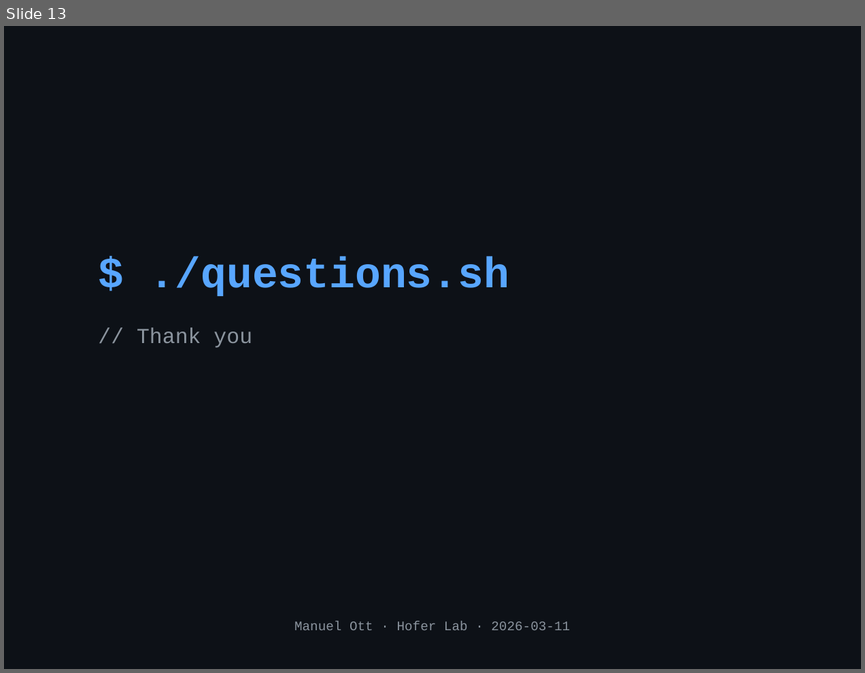
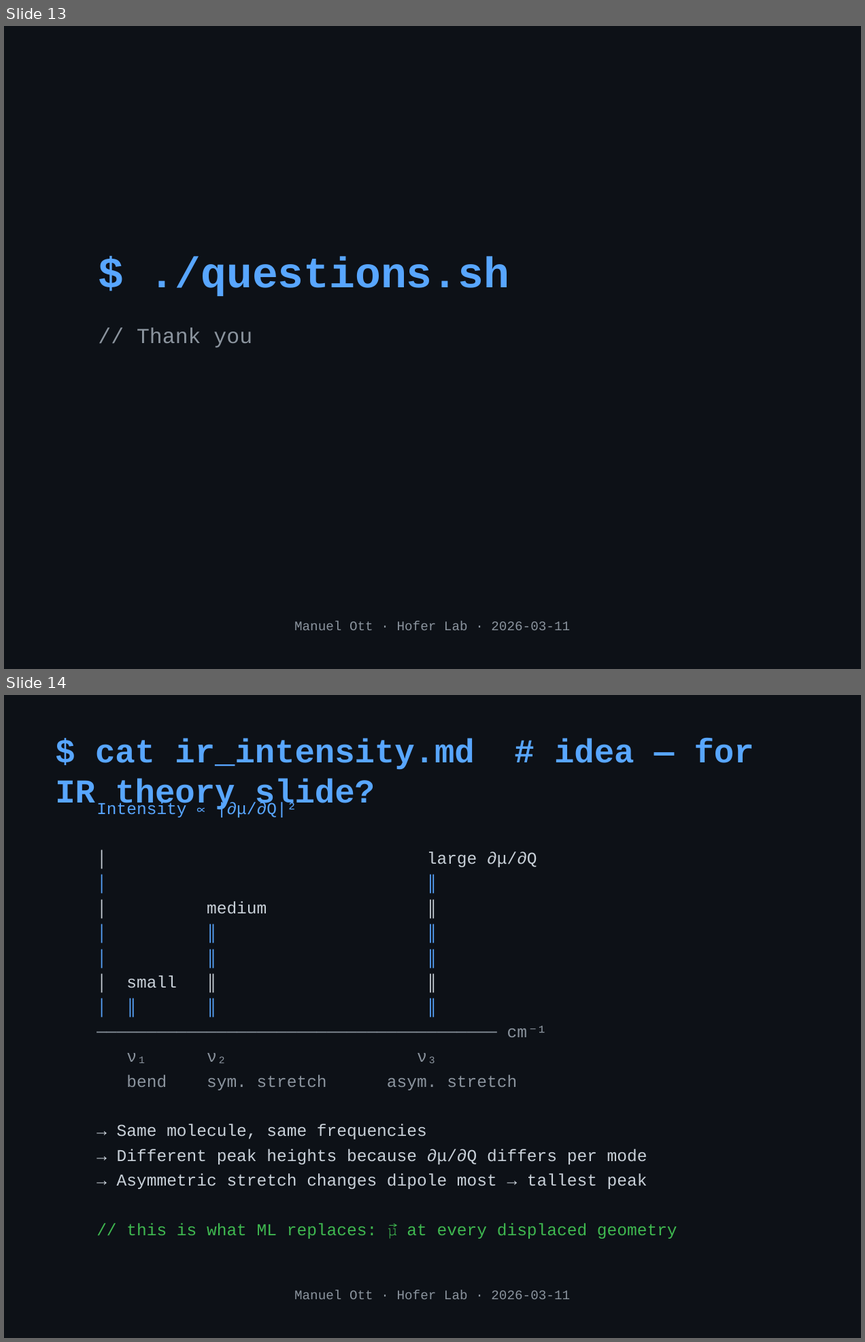
Before and after one commit to mott91/mace_gaussian_interface, a slide deck: presentation/presentation_v2.pptx. Shown one above the other, each under a label of ours: slide 13 before the commit, slides 13 and 14 after it. The pictures are 865x673 and 865x1342 pixels, drawn with LibreOffice and Linux fonts; fonts in the diff are those of the drawing. Boxes give left, top, right and bottom in pixels: in the first picture for what was removed or moved away, otherwise in the second. Text is boxed around its words. In the diff, an @@ line names an element or a change of style, - is before the commit and + after.

```diff
--- a/presentation/presentation_v2.pptx
+++ b/presentation/presentation_v2.pptx
@@ slide 14 added at bbox=[4, 695, 861, 1338], background #0D1117 @@
@@ text added at bbox=[55, 738, 474, 811], 28 pt, text #58A6FF, bold @@
+$ cat ir_intensity.md # idea — for IR theory slide?
@@ text added at bbox=[96, 802, 677, 1238], 14 pt, text #C9D1D9 @@
+Intensity ∝ |∂μ/∂Q|²
+│ large ∂μ/∂Q
+│ ║
+│ medium ║
+│ ║ ║
+│ ║ ║
+│ small ║ ║
+│ ║ ║ ║
+──────────────────────────────────────── cm⁻¹
+ν₁ ν₂ ν₃
+bend sym. stretch asym. stretch
+→ Same molecule, same frequencies
+→ Different peak heights because ∂μ/∂Q differs per mode
+→ Asymmetric stretch changes dipole most → tallest peak
+// this is what ML replaces: μ⃗ at every displaced geometry
@@ text added at bbox=[294, 1289, 570, 1299], 11 pt, text #8B949E @@
+Manuel Ott · Hofer Lab · 2026-03-11
```
Also in this commit, not shown: 2 slides changed, 1 other file.
